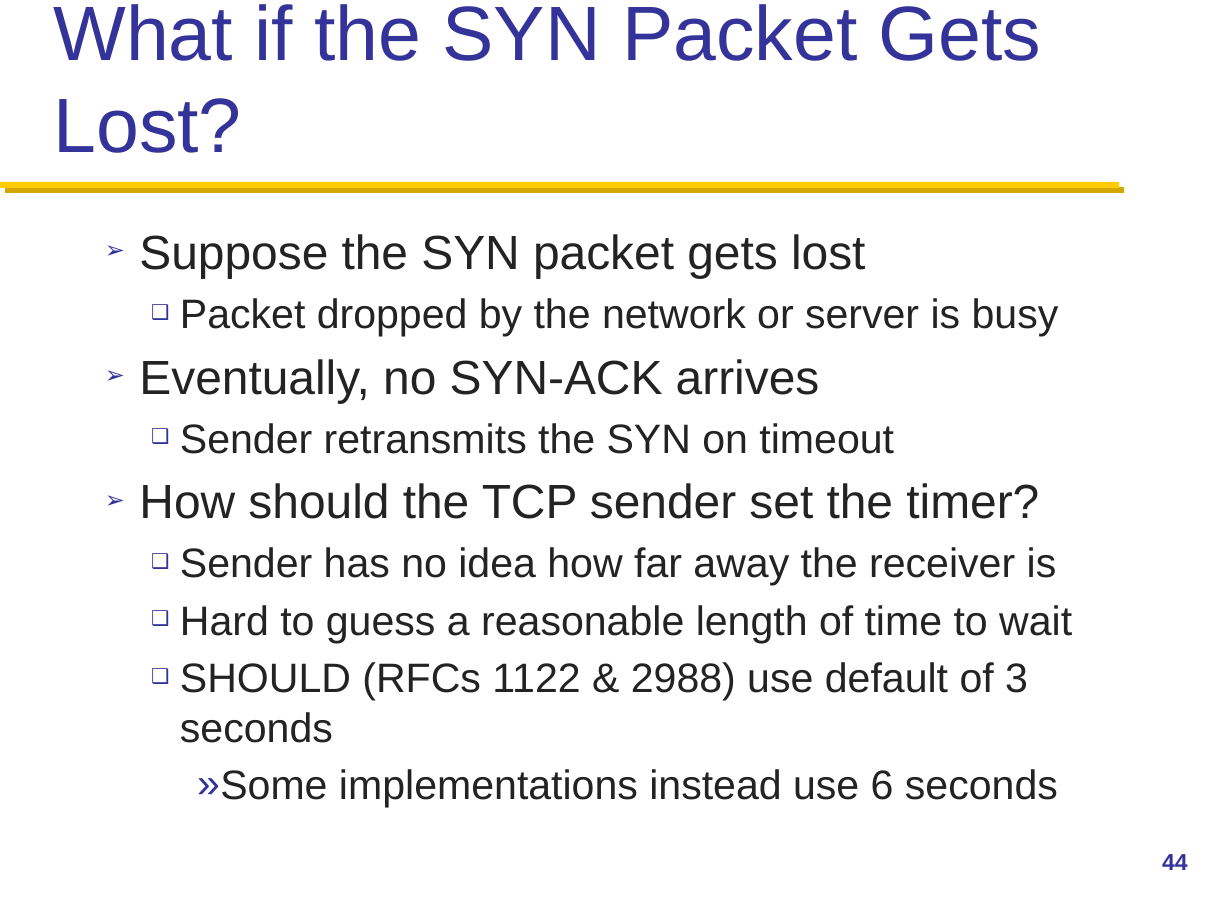
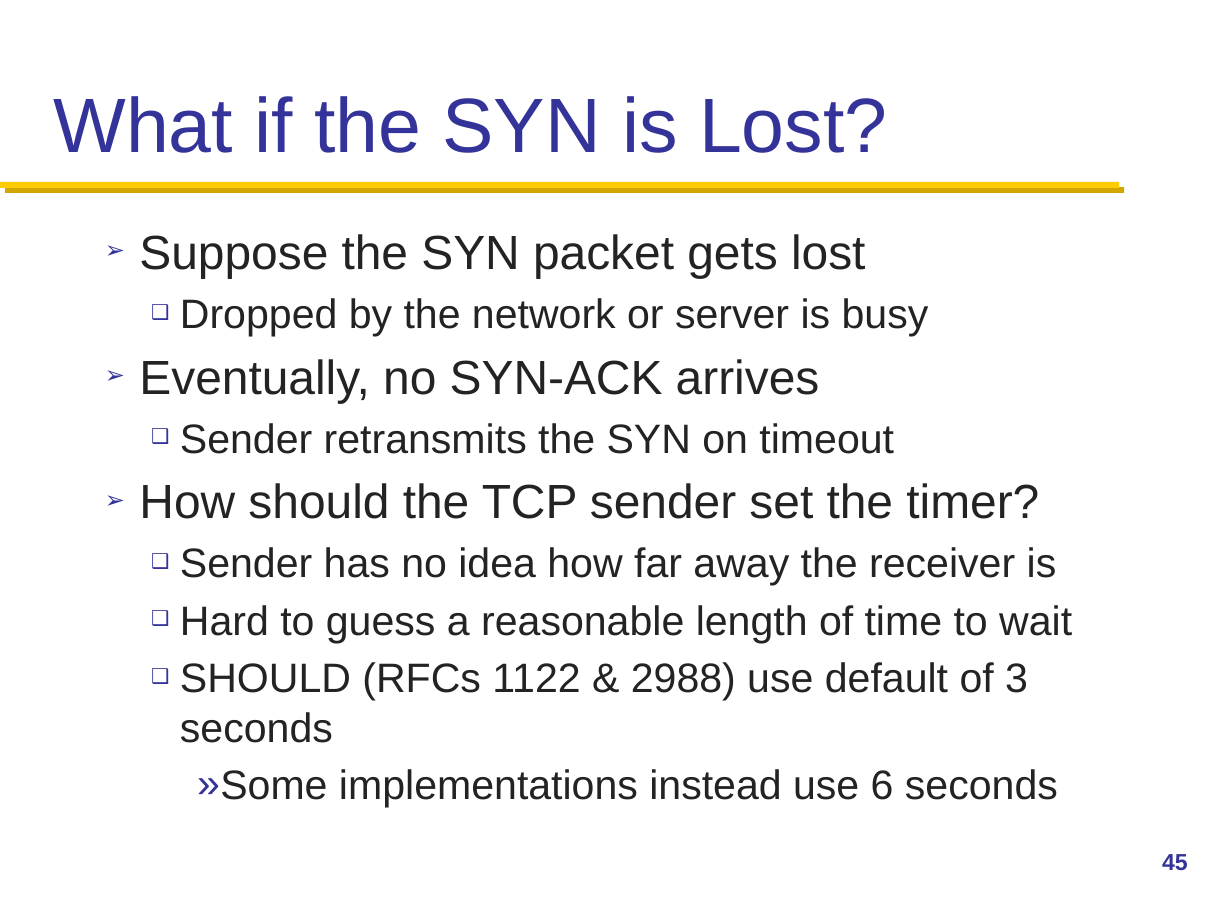
Before and after one commit to henryhxu/CSCI4430-ESTR4120, a slide deck: slide 45 of lec/lec7.pptx (slide 44 before the commit). Drawn at 1232x924 pixels with LibreOffice and Linux fonts; fonts in the diff are those of the drawing. Boxes give left, top, right and bottom in pixels: in the first picture for what was removed or moved away, otherwise in the second. Text is boxed around its words. In the diff, an @@ line names an element or a change of style, - is before the commit and + after.

```diff
--- a/lec/lec7.pptx
+++ b/lec/lec7.pptx
@@ title at [53,96,887,153]: text changed @@
-What if the SYN Packet Gets Lost?
+What if the SYN is Lost?
@@ text at [180,298,929,336]: text changed @@
-  ❑ Packet dropped by the network or server is busy
+  ❑ Dropped by the network or server is busy
@@ page number at [1162,854,1188,870]: text changed @@
-44
+45
```
Also in this commit, not shown: 10 other slides changed, 2 slides added.
